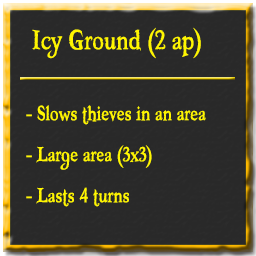
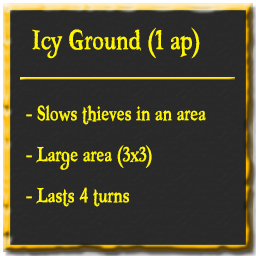
Revision of a layered 256 × 256 image; what changed, layer by layer:
renamed "Icy Ground (2 ap)" to "Icy Ground (1 ap)", painted on it over [155, 27, 201, 59]
